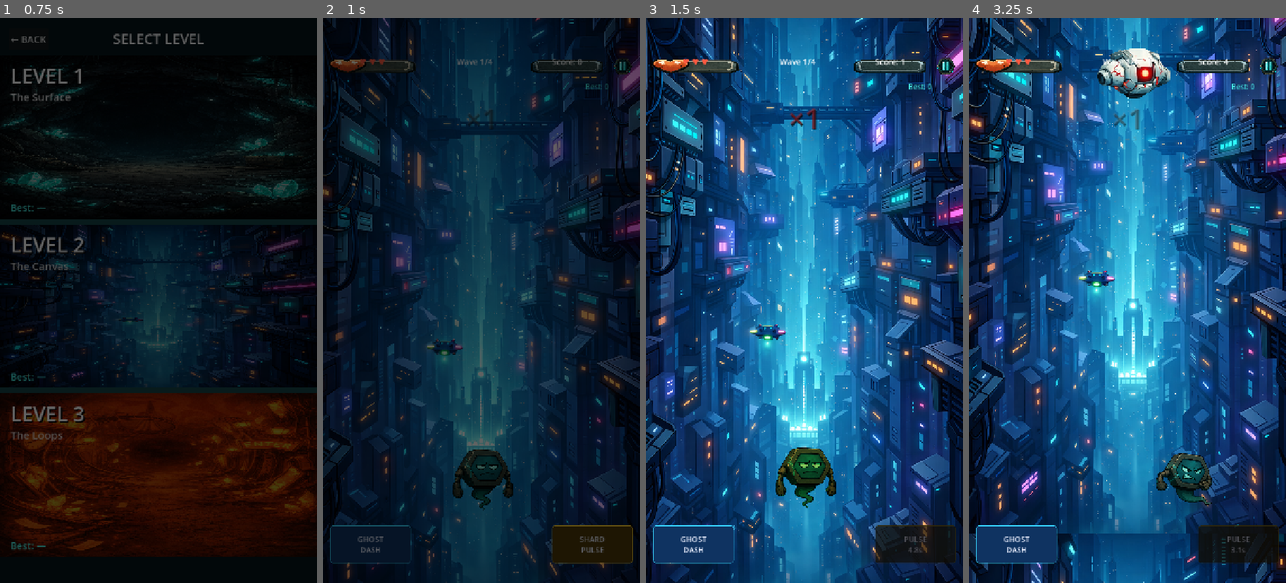
Above: before the commit, frames 1-4 (left to right).
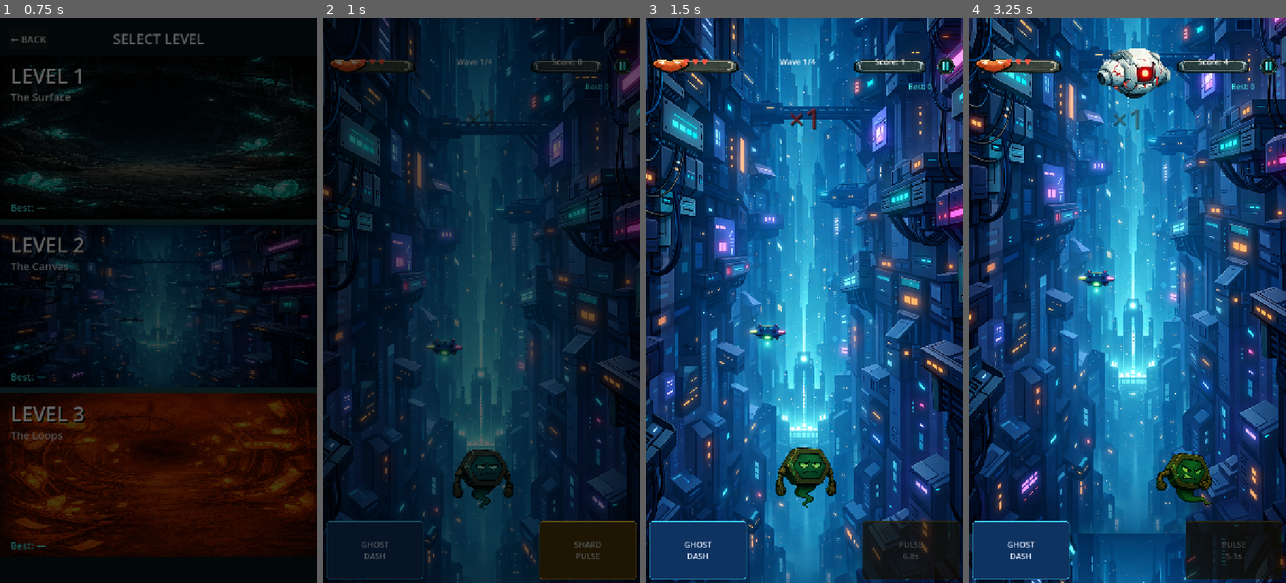
Above: after the commit, the same moments.

Repository: humeurworld-hash/fuse-drift
Game: Godot game, scene res://scenes/levels/LevelSelect.tscn
The game is run twice, just before and just after one commit, with the same random seed, the same clock (stepped at 60 frames per second) and the same inputs. This scene is started directly instead of the project's main scene. Sound files missing from this copy of the repository are replaced by a short silence.
Inputs (mouse positions are in pixels of both pictures, inside the frame that each line leads up to):
- Up to frame 1 (0.75 s): click (158, 306) at 0.5 s
- Up to frame 2 (1 s): no input
- Up to frame 3 (1.5 s): click "SHARD PULSE" at 1.25 s
- Up to frame 4 (3.25 s): move the mouse to (1197, 272) at 2.02 s; click (1197, 272) at 2.17 s; drag from (1064, 328) to (1127, 481) at 2.77 s

Frame 1 is identical in both runs. In frame 2, 2.0% of the frame differs, in the area x 1-99%, y 89-100%; in frame 3, 2.8%; in frame 4, 3.6%, in the area x 1-99%, y 77-100%.

Commit message:
Extend ability durations, dynamic shard pull, bigger ability buttons
- Ghost Dash: duration 0.45s → 2.5s, cooldown 3.5s → 6.0s
- Shard Pulse: duration 1.8s → 3.0s, cooldown 5.0s → 7.0s
- Shard pull: quadratic acceleration curve (snaps hard near player), swirl/spiral component creates orbit-in arc, shard spins up 2.2 → 24 rad/s, cyan brightness ramp as shard closes in
- Ability buttons: height increased from 85px → 132px, pushed to screen corners (8px / 492px) for easier thumb reach

Co-Authored-By: Claude Sonnet 4.6 <noreply@anthropic.com>

Diff:
--- a/scenes/game/Game.tscn
+++ b/scenes/game/Game.tscn
@@ -325,18 +325,18 @@
 
 [node name="DashButton" type="Button" parent="UI"]
 visible = false
-offset_left = 16.0
-offset_top = 1150.0
-offset_right = 200.0
-offset_bottom = 1235.0
+offset_left = 8.0
+offset_top = 1140.0
+offset_right = 228.0
+offset_bottom = 1272.0
 text = "GHOST\nDASH"
-theme_override_font_sizes/font_size = 17
+theme_override_font_sizes/font_size = 18
 
 [node name="PulseButton" type="Button" parent="UI"]
 visible = false
-offset_left = 520.0
-offset_top = 1150.0
-offset_right = 704.0
-offset_bottom = 1235.0
+offset_left = 492.0
+offset_top = 1140.0
+offset_right = 712.0
+offset_bottom = 1272.0
 text = "SHARD\nPULSE"
-theme_override_font_sizes/font_size = 17
+theme_override_font_sizes/font_size = 18
--- a/scripts/player/player.gd
+++ b/scripts/player/player.gd
@@ -40,14 +40,14 @@
 const REWIND_SLUGGISH_DURATION := 1.6
 
 # ── Ghost Dash ────────────────────────────────────────────────────────────────
-const DASH_DURATION    := 0.45   # seconds of invincibility / ghost look
-const DASH_COOLDOWN    := 3.5    # seconds before dash is ready again
+const DASH_DURATION    := 2.5    # seconds of invincibility / ghost look
+const DASH_COOLDOWN    := 6.0    # seconds before dash is ready again
 var _dash_cooldown: float = 0.0
 var _dashing: bool = false
 
 # ── Shard Magnet Pulse ────────────────────────────────────────────────────────
-const MAGNET_DURATION  := 1.8    # seconds the pull lasts
-const MAGNET_COOLDOWN  := 5.0    # seconds before pulse is ready again
+const MAGNET_DURATION  := 3.0    # seconds the pull lasts
+const MAGNET_COOLDOWN  := 7.0    # seconds before pulse is ready again
 const MAGNET_RADIUS    := 220.0  # pull range in world pixels
 const MAGNET_PULL_NEAR := 660.0  # pull speed when shard is close (px/s)
 const MAGNET_PULL_FAR  := 240.0  # pull speed at edge of radius
@@ -170,9 +170,23 @@
 		var dist := to_player.length()
 		if dist <= 1.0 or dist > MAGNET_RADIUS:
 			continue
-		var t := 1.0 - (dist / MAGNET_RADIUS)        # 0 at edge, 1 when close
-		var speed := lerpf(MAGNET_PULL_FAR, MAGNET_PULL_NEAR, t)
-		area.global_position += to_player.normalized() * speed * delta
+		# Quadratic curve: gentle grab at edge, hard snap near player
+		var t  := 1.0 - (dist / MAGNET_RADIUS)   # 0 far, 1 close
+		var t2 := t * t
+		var speed := lerpf(MAGNET_PULL_FAR, MAGNET_PULL_NEAR * 2.0, t2)
+		# Swirl: perpendicular nudge creates satisfying spiral-in arc;
+		# strongest mid-range, vanishes as shard closes in
+		var swirl := to_player.normalized().rotated(PI * 0.5) \
+					 * speed * 0.45 * (1.0 - t2)
+		area.global_position += (to_player.normalized() * speed + swirl) * delta
+		# Spin up the shard as it's pulled — snappy visual feedback
+		if area.get("spin_speed") != null:
+			area.set("spin_speed", lerpf(2.2, 24.0, t2))
+		# Brighten + slight cyan tint as it accelerates toward player
+		area.modulate = Color(
+			1.0 + t2 * 0.5,
+			1.0 + t2 * 0.8,
+			1.0 + t2 * 0.4, 1.0)
 
 # ── History & animation ───────────────────────────────────────────────────────
 
